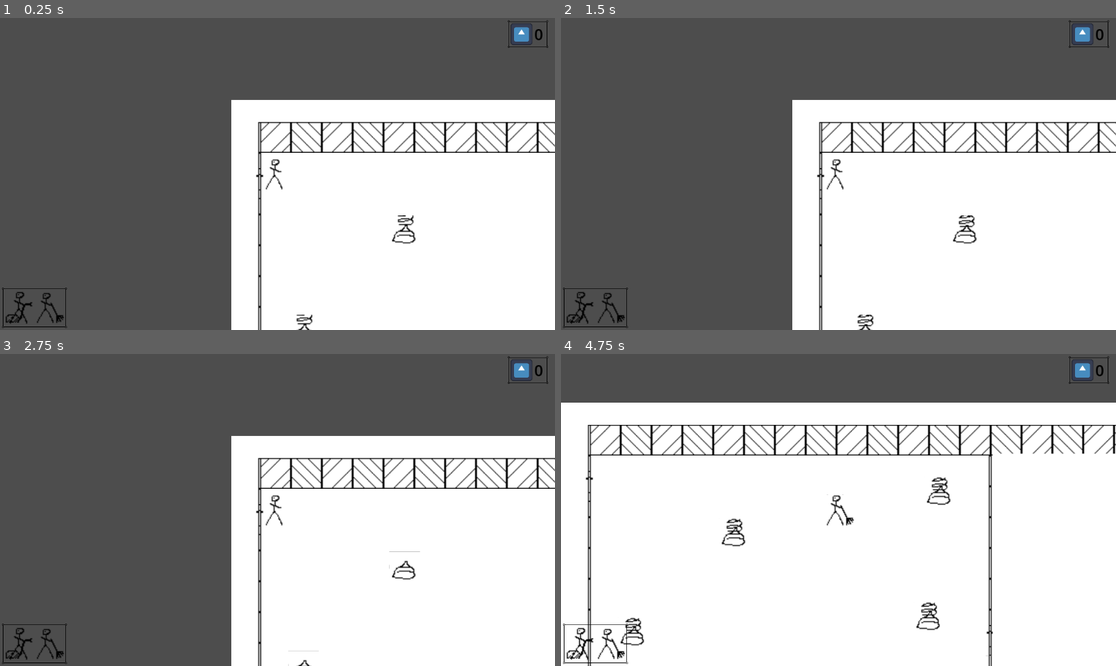
Above: before the commit, frames 1-4 (two rows, left to right).
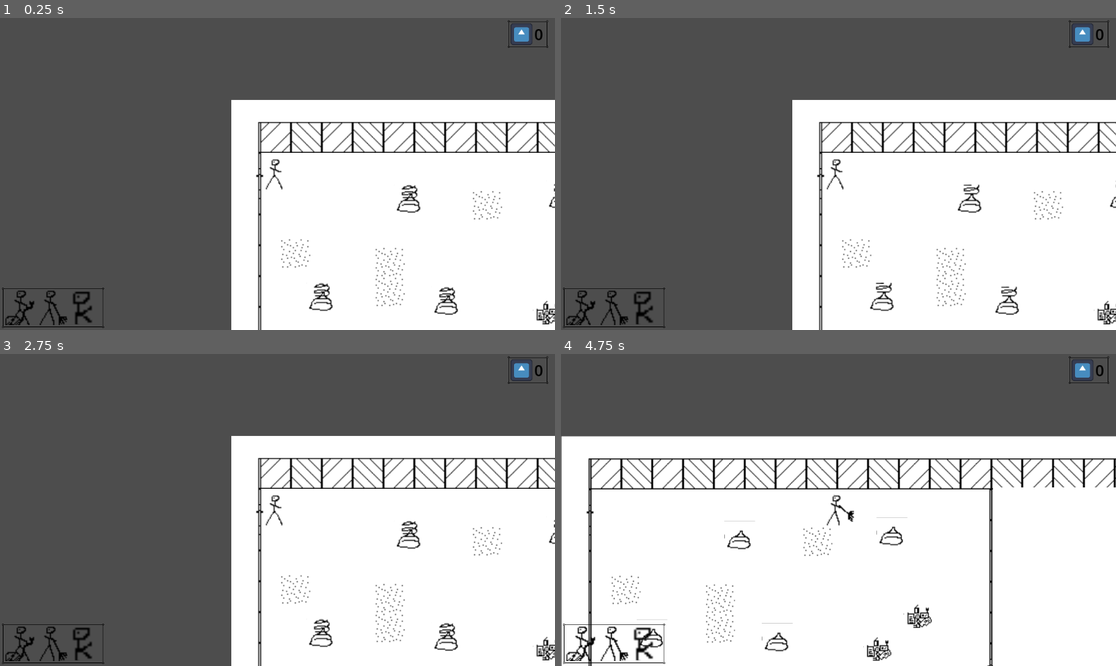
Above: after the commit, the same moments.

Repository: grafgustav/godot-stick-figure-cleaning
Game: Godot game, scene res://game.tscn
The game is run twice, just before and just after one commit, with the same random seed, the same clock (stepped at 60 frames per second) and the same inputs. The engine's default icon, where the game draws it, is replaced by a stand-in: a white triangle on a blue panel in a dark square.
Inputs (mouse positions are in pixels of both pictures, inside the frame that each line leads up to; where the layout moved, square brackets give the same spot in the first picture):
- Up to frame 1 (0.25 s): no input
- Up to frame 2 (1.5 s): click (644, 308) at 0.52 s; click (583, 308) [577, 308] at 1.25 s
- Up to frame 3 (2.75 s): click (55, 644) [49, 644] at 2 s
- Up to frame 4 (4.75 s): hold D (move_right) 2.78-3.53 s; hold Space (use_tool) 2.78-3.53 s; hold S (move_down) 3.53-4.28 s; tap Space (use_tool) at 3.6 s; hold D (move_right) from 4.28 s (still down); hold Space (use_tool) from 4.28 s (still down)

The runs differ from the first frame. In frame 1, 1.9% of the frame differs, in the area x 1-100%, y 53-100%; in frame 2, 1.9%; in frame 3, 1.8%; in frame 4, 19%, in the area x 0-100%, y 15-100%.

Commit message:
added picking up trash

Diff:
--- /dev/null
+++ b/Smudges/abstract_smudge.gd
@@ -0,0 +1,30 @@
+class_name AbstractSmudge
+extends CharacterBody2D
+
+@export var hitpoints: float
+@export var points: float
+@export var player_passable: bool = false
+
+func _ready() -> void:
+	$Sprite.play()
+	_init_collisions()
+
+func _init_collisions() -> void:
+	self.collision_layer = 8
+	if not self.player_passable:
+		self.collision_layer |= 2
+	else:
+		self.collision_layer |= 4
+
+func get_cleaned() -> int:
+	hitpoints -= 1
+	if hitpoints <= 0.0:
+		queue_free()
+		return points
+	return 0
+
+func turn_left() -> void:
+	self.scale = Vector2(-1, 1)
+
+func turn_right() -> void:
+	self.scale = Vector2(1, 1)
--- /dev/null
+++ b/Smudges/abstract_smudge.tscn
@@ -0,0 +1,12 @@
+[gd_scene load_steps=2 format=3 uid="uid://cxwqengkh558h"]
+
+[ext_resource type="Script" uid="uid://c873n1ej55hlo" path="res://Smudges/abstract_smudge.gd" id="1_bac7x"]
+
+[node name="AbstractSmudge" type="CharacterBody2D"]
+collision_layer = 8
+collision_mask = 0
+script = ExtResource("1_bac7x")
+
+[node name="Hitbox" type="CollisionShape2D" parent="."]
+
+[node name="Sprite" type="AnimatedSprite2D" parent="."]
--- /dev/null
+++ b/Smudges/dust.tscn
@@ -0,0 +1,42 @@
+[gd_scene load_steps=7 format=3 uid="uid://ctu35fbbiugwo"]
+
+[ext_resource type="PackedScene" uid="uid://cxwqengkh558h" path="res://Smudges/abstract_smudge.tscn" id="1_f25wj"]
+[ext_resource type="Texture2D" uid="uid://c28x10a3pijgj" path="res://drawings/Tilemap.png" id="2_se6ty"]
+
+[sub_resource type="RectangleShape2D" id="RectangleShape2D_3sdjc"]
+size = Vector2(30, 31)
+
+[sub_resource type="AtlasTexture" id="AtlasTexture_7xqk4"]
+atlas = ExtResource("2_se6ty")
+region = Rect2(32, 64, 32, 32)
+
+[sub_resource type="AtlasTexture" id="AtlasTexture_ht0iw"]
+atlas = ExtResource("2_se6ty")
+region = Rect2(64, 64, 32, 32)
+
+[sub_resource type="SpriteFrames" id="SpriteFrames_3q4ny"]
+animations = [{
+"frames": [{
+"duration": 1.0,
+"texture": SubResource("AtlasTexture_7xqk4")
+}, {
+"duration": 1.0,
+"texture": SubResource("AtlasTexture_ht0iw")
+}],
+"loop": true,
+"name": &"idle",
+"speed": 5.0
+}]
+
+[node name="Dust" instance=ExtResource("1_f25wj")]
+hitpoints = 0.5
+points = 0.5
+player_passable = true
+
+[node name="Hitbox" parent="." index="0"]
+position = Vector2(0, -0.5)
+shape = SubResource("RectangleShape2D_3sdjc")
+
+[node name="Sprite" parent="." index="1"]
+sprite_frames = SubResource("SpriteFrames_3q4ny")
+animation = &"idle"
--- /dev/null
+++ b/Smudges/kacki.tscn
@@ -0,0 +1,63 @@
+[gd_scene load_steps=10 format=3 uid="uid://drd1ppa8as668"]
+
+[ext_resource type="PackedScene" uid="uid://cxwqengkh558h" path="res://Smudges/abstract_smudge.tscn" id="1_c0xuh"]
+[ext_resource type="Texture2D" uid="uid://c28x10a3pijgj" path="res://drawings/Tilemap.png" id="2_3gho3"]
+
+[sub_resource type="CircleShape2D" id="CircleShape2D_c0xuh"]
+radius = 13.0384
+
+[sub_resource type="AtlasTexture" id="AtlasTexture_dh4of"]
+atlas = ExtResource("2_3gho3")
+region = Rect2(32, 32, 32, 32)
+
+[sub_resource type="AtlasTexture" id="AtlasTexture_hkuy7"]
+atlas = ExtResource("2_3gho3")
+region = Rect2(64, 32, 32, 32)
+
+[sub_resource type="AtlasTexture" id="AtlasTexture_wtyoa"]
+atlas = ExtResource("2_3gho3")
+region = Rect2(96, 32, 32, 32)
+
+[sub_resource type="AtlasTexture" id="AtlasTexture_lr7rf"]
+atlas = ExtResource("2_3gho3")
+region = Rect2(128, 32, 32, 32)
+
+[sub_resource type="AtlasTexture" id="AtlasTexture_0bf2n"]
+atlas = ExtResource("2_3gho3")
+region = Rect2(0, 64, 32, 32)
+
+[sub_resource type="SpriteFrames" id="SpriteFrames_hcoxp"]
+animations = [{
+"frames": [{
+"duration": 1.0,
+"texture": SubResource("AtlasTexture_dh4of")
+}, {
+"duration": 1.0,
+"texture": SubResource("AtlasTexture_hkuy7")
+}, {
+"duration": 1.0,
+"texture": SubResource("AtlasTexture_wtyoa")
+}, {
+"duration": 1.0,
+"texture": SubResource("AtlasTexture_lr7rf")
+}, {
+"duration": 1.0,
+"texture": SubResource("AtlasTexture_0bf2n")
+}],
+"loop": true,
+"name": &"idle",
+"speed": 2.0
+}]
+
+[node name="Kacki" instance=ExtResource("1_c0xuh")]
+hitpoints = 3.0
+points = 2.0
+
+[node name="Hitbox" parent="." index="0"]
+position = Vector2(0, 7)
+shape = SubResource("CircleShape2D_c0xuh")
+
+[node name="Sprite" parent="." index="1"]
+sprite_frames = SubResource("SpriteFrames_hcoxp")
+animation = &"idle"
+frame_progress = 0.788618
--- /dev/null
+++ b/Smudges/trash_pile.tscn
@@ -0,0 +1,33 @@
+[gd_scene load_steps=6 format=3 uid="uid://e6vqbb2gfcwq"]
+
+[ext_resource type="PackedScene" uid="uid://cxwqengkh558h" path="res://Smudges/abstract_smudge.tscn" id="1_0vwjs"]
+[ext_resource type="Texture2D" uid="uid://c28x10a3pijgj" path="res://drawings/Tilemap.png" id="2_kntri"]
+
+[sub_resource type="RectangleShape2D" id="RectangleShape2D_bmwyc"]
+size = Vector2(27, 26)
+
+[sub_resource type="AtlasTexture" id="AtlasTexture_ijnik"]
+atlas = ExtResource("2_kntri")
+region = Rect2(96, 64, 32, 32)
+
+[sub_resource type="SpriteFrames" id="SpriteFrames_jxrtq"]
+animations = [{
+"frames": [{
+"duration": 1.0,
+"texture": SubResource("AtlasTexture_ijnik")
+}],
+"loop": true,
+"name": &"default",
+"speed": 5.0
+}]
+
+[node name="TrashPile" instance=ExtResource("1_0vwjs")]
+hitpoints = 10.0
+points = 5.0
+
+[node name="Hitbox" parent="." index="0"]
+position = Vector2(0.5, 4)
+shape = SubResource("RectangleShape2D_bmwyc")
+
+[node name="Sprite" parent="." index="1"]
+sprite_frames = SubResource("SpriteFrames_jxrtq")
--- /dev/null
+++ b/Tools/hands.tscn
@@ -0,0 +1,11 @@
+[gd_scene load_steps=2 format=3 uid="uid://qwfph1rmo451"]
+
+[ext_resource type="PackedScene" uid="uid://drm8uk6y2wndh" path="res://Tools/tool.tscn" id="1_y1kgo"]
+
+[node name="Hands" instance=ExtResource("1_y1kgo")]
+tool_name = "hands"
+animation_name = "handling"
+picks_up = true
+
+[node name="CollisionShape2D" parent="CleanBox" index="0"]
+position = Vector2(13, 0)
--- a/Tools/tool.gd
+++ b/Tools/tool.gd
@@ -5,6 +5,7 @@
 @export var animation_name : String
 @export var cd : float
 @export var cooldown_time : float = 1.0
+@export var picks_up : bool = false
 
 @onready var cooldown_timer : Timer = %CDTimer
 @onready var hitbox : Area2D = $CleanBox
@@ -36,5 +37,8 @@
 func turn_right() -> void:
 	hitbox.scale = Vector2(1, 1)
 
+func tool_picks_up() -> bool:
+	return self.picks_up
+
 func _on_cooldown_finished() -> void:
 	tool_ready.emit()
--- a/Tools/tool.tscn
+++ b/Tools/tool.tscn
@@ -9,6 +9,8 @@
 script = ExtResource("1_f6vxs")
 
 [node name="CleanBox" type="Area2D" parent="."]
+collision_layer = 0
+collision_mask = 8
 
 [node name="CollisionShape2D" type="CollisionShape2D" parent="CleanBox"]
 position = Vector2(13, 15)
--- a/game.gd
+++ b/game.gd
@@ -4,6 +4,7 @@
 	%Player.connect("player_points_updated", _on_player_points_updated)
 	%UI.connect("ui_broom_but_pressed", _on_broom_but_pressed)
 	%UI.connect("ui_vacuum_but_pressed", _on_vacuum_but_pressed)
+	%UI.connect("ui_hands_but_pressed", _on_hands_but_pressed)
 
 func _process(_delta: float) -> void:
 	if Input.is_action_pressed("exit_to_menu"):
@@ -47,3 +48,6 @@
 
 func _on_vacuum_but_pressed() -> void:
 	%Player.equip_vacuum()
+
+func _on_hands_but_pressed() -> void:
+	%Player.equip_hands()
--- a/game.tscn
+++ b/game.tscn
@@ -1,13 +1,15 @@
-[gd_scene load_steps=15 format=4 uid="uid://dga3ncjbycd6s"]
+[gd_scene load_steps=17 format=4 uid="uid://dga3ncjbycd6s"]
 
 [ext_resource type="Script" uid="uid://d2rcsi505l4d2" path="res://game.gd" id="1_7jktm"]
 [ext_resource type="Texture2D" uid="uid://c28x10a3pijgj" path="res://drawings/Tilemap.png" id="1_80nbo"]
 [ext_resource type="PackedScene" uid="uid://vnpaxyj7vo04" path="res://door.tscn" id="1_fc0e3"]
 [ext_resource type="PackedScene" uid="uid://dg3iq7qvnn3oh" path="res://player.tscn" id="2_e2o6t"]
-[ext_resource type="PackedScene" uid="uid://bhwp40he4ct68" path="res://kacki.tscn" id="3_feb5d"]
+[ext_resource type="PackedScene" uid="uid://e6vqbb2gfcwq" path="res://Smudges/trash_pile.tscn" id="3_hve3p"]
 [ext_resource type="Theme" uid="uid://bh7xkfikpwbil" path="res://ui-theme.tres" id="6_eow3j"]
 [ext_resource type="Texture2D" uid="uid://bxb04hjnyovr1" path="res://icon.svg" id="6_ryrav"]
 [ext_resource type="PackedScene" uid="uid://b43gpv6kvf48k" path="res://ui.tscn" id="8_j5wjh"]
+[ext_resource type="PackedScene" uid="uid://drd1ppa8as668" path="res://Smudges/kacki.tscn" id="8_vef74"]
+[ext_resource type="PackedScene" uid="uid://ctu35fbbiugwo" path="res://Smudges/dust.tscn" id="9_vef74"]
 
 [sub_resource type="TileSetAtlasSource" id="TileSetAtlasSource_e2o6t"]
 texture = ExtResource("1_80nbo")
@@ -72,31 +74,16 @@
 offset_right = 1180.0
 offset_bottom = 673.0
 
+[node name="TrashPile" parent="CanvasLayer" instance=ExtResource("3_hve3p")]
+position = Vector2(299, 194)
+
+[node name="TrashPile2" parent="CanvasLayer" instance=ExtResource("3_hve3p")]
+position = Vector2(341, 160)
+
 [node name="Layer0" type="TileMapLayer" parent="."]
 use_parent_material = true
 tile_map_data = PackedByteArray("AAAAAAAAAAACAAAAAAAAAAEAAAACAAEAAAABAAAAAAADAAAAAAABAAEAAAADAAEAAAACAAAAAAAAAAAAAAACAA …(5488 unchanged characters)…
 tile_set = SubResource("TileSet_feb5d")
-
-[node name="Kacki" parent="." instance=ExtResource("3_feb5d")]
-position = Vector2(352, 200)
-
-[node name="Kacki2" parent="." instance=ExtResource("3_feb5d")]
-position = Vector2(363, 70)
-
-[node name="Kacki3" parent="." instance=ExtResource("3_feb5d")]
-position = Vector2(45, 216)
-
-[node name="Kacki4" parent="." instance=ExtResource("3_feb5d")]
-position = Vector2(150, 113)
-
-[node name="Kacki5" parent="." instance=ExtResource("3_feb5d")]
-position = Vector2(479, 136)
-
-[node name="Kacki6" parent="." instance=ExtResource("3_feb5d")]
-position = Vector2(658, 202)
-
-[node name="Kacki7" parent="." instance=ExtResource("3_feb5d")]
-position = Vector2(575, 141)
 
 [node name="Door" parent="." instance=ExtResource("1_fc0e3")]
 position = Vector2(736, 240)
@@ -202,14 +189,48 @@
 size_flags_horizontal = 0
 size_flags_vertical = 8
 
-[node name="Kacki8" parent="." instance=ExtResource("3_feb5d")]
-position = Vector2(814, 174)
-
-[node name="Kacki9" parent="." instance=ExtResource("3_feb5d")]
-position = Vector2(926, 138)
-
-[node name="Kacki10" parent="." instance=ExtResource("3_feb5d")]
-position = Vector2(900, 217)
+[node name="Kacki" parent="." instance=ExtResource("8_vef74")]
+position = Vector2(155, 81)
+collision_layer = 1
+collision_mask = 1
+
+[node name="Kacki2" parent="." instance=ExtResource("8_vef74")]
+position = Vector2(313, 77)
+collision_layer = 1
+collision_mask = 1
+points = 10.0
+
+[node name="Kacki3" parent="." instance=ExtResource("8_vef74")]
+position = Vector2(194, 187)
+collision_layer = 1
+collision_mask = 1
+points = 1.0
+
+[node name="Kacki4" parent="." instance=ExtResource("8_vef74")]
+position = Vector2(64, 183)
+collision_layer = 1
+collision_mask = 1
+points = 3.0
+
+[node name="Dust" parent="." instance=ExtResource("9_vef74")]
+position = Vector2(235, 87)
+collision_layer = 1
+collision_mask = 1
+
+[node name="Dust2" parent="." instance=ExtResource("9_vef74")]
+position = Vector2(36, 137)
+collision_layer = 1
+collision_mask = 1
+
+[node name="Dust3" parent="." instance=ExtResource("9_vef74")]
+position = Vector2(134, 146)
+collision_layer = 1
+collision_mask = 1
+
+[node name="Dust4" parent="." instance=ExtResource("9_vef74")]
+position = Vector2(134, 177)
+collision_layer = 1
+collision_mask = 1
 
 [connection signal="body_entered" from="Room1Box" to="." method="_on_room_1_box_body_entered"]
 [connection signal="body_entered" from="Room2Box" to="." method="_on_room_2_box_body_entered"]
--- a/happy_freddy.gd
+++ b/happy_freddy.gd
@@ -12,3 +12,6 @@
 
 func play_vacuuming_animation():
 	self.play("vacuuming")
+
+func play_handling_animation():
+	self.play("handling")
--- a/player.gd
+++ b/player.gd
@@ -5,6 +5,7 @@
 
 var player_points = 0
 var equipped_tool : Tool
+var carried_smudge : AbstractSmudge
 
 var happyFreddy: HappyFreddy
 
@@ -26,15 +27,26 @@
 	equipped_tool = vacuum_scene.instantiate()
 	add_child(equipped_tool)
 
+func equip_hands() -> void:
+	if equipped_tool:
+		equipped_tool.queue_free()
+	var hands_scene = preload("res://Tools/hands.tscn")
+	equipped_tool = hands_scene.instantiate()
+	add_child(equipped_tool)
+
 func _physics_process(_delta: float) -> void:
 	var direction = Input.get_vector("move_left", "move_right", "move_up", "move_down")
 	self.velocity = direction * 200
 	if direction.x < 0:
 		happyFreddy.flip_h = true
 		equipped_tool.turn_left()
+		if carried_smudge:
+			carried_smudge.position = Vector2(-10,0)
 	elif direction.x > 0:
 		happyFreddy.flip_h = false
 		equipped_tool.turn_right()
+		if carried_smudge:
+			carried_smudge.position = Vector2(10,0)
 	move_and_slide()
 
 	var using_tool = Input.is_action_pressed("use_tool")
@@ -43,7 +55,10 @@
 		use_tool()
 	else:
 		if velocity.length() > 0.0:
-			happyFreddy.play_walk_animation()
+			if carried_smudge:
+				happyFreddy.play_handling_animation()
+			else:
+				happyFreddy.play_walk_animation()
 		else:
 			happyFreddy.play_idle_animation()
 
@@ -51,7 +66,13 @@
 	var tool_used = equipped_tool.use_tool()
 	play_tool_animation(equipped_tool.animation_name)
 	if tool_used:
-		cleaning()
+		if not equipped_tool.tool_picks_up():
+			cleaning()
+		else:
+			if carried_smudge:
+				put_down()
+			else:
+				pick_up()
 
 func play_tool_animation(animation_name) -> void:
 	match animation_name:
@@ -59,6 +80,8 @@
 			happyFreddy.play_brooming_animation()
 		"vacuuming":
 			happyFreddy.play_vacuuming_animation()
+		"handling":
+			happyFreddy.play_handling_animation()
 		_:
 			pass
 
@@ -80,3 +103,22 @@
 		if smudge.has_method("get_cleaned"):
 			var clean_points = smudge.get_cleaned()
 			update_player_points(clean_points)
+
+func pick_up():
+	var tool_hitbox : Area2D = equipped_tool.get_node("CleanBox")
+	var collidingSmudges = tool_hitbox.get_overlapping_bodies()
+	for smudge in collidingSmudges:
+		smudge.collision_layer &= ~2
+		smudge.reparent(self)
+		smudge.position = Vector2(10,0)
+		self.carried_smudge = smudge
+
+func put_down():
+	if not carried_smudge:
+		print("No smudge carried!")
+		return
+	var parent = self.get_parent()
+	carried_smudge.reparent(parent)
+	if not carried_smudge.player_passable:
+		carried_smudge.collision_layer |= 2
+	carried_smudge = null
--- a/player.tscn
+++ b/player.tscn
@@ -6,23 +6,43 @@
 
 [sub_resource type="AtlasTexture" id="AtlasTexture_2hs0m"]
 atlas = ExtResource("1_4flbx")
-region = Rect2(0, 32, 32, 32)
+region = Rect2(0, 64, 32, 32)
 
 [sub_resource type="AtlasTexture" id="AtlasTexture_1jxqw"]
 atlas = ExtResource("1_4flbx")
+region = Rect2(32, 64, 32, 32)
+
+[sub_resource type="AtlasTexture" id="AtlasTexture_dw050"]
+atlas = ExtResource("1_4flbx")
+region = Rect2(64, 64, 32, 32)
+
+[sub_resource type="AtlasTexture" id="AtlasTexture_b26j0"]
+atlas = ExtResource("1_4flbx")
+region = Rect2(0, 32, 32, 32)
+
+[sub_resource type="AtlasTexture" id="AtlasTexture_n7ghd"]
+atlas = ExtResource("1_4flbx")
 region = Rect2(32, 32, 32, 32)
+
+[sub_resource type="AtlasTexture" id="AtlasTexture_nvl01"]
+atlas = ExtResource("1_4flbx")
+region = Rect2(64, 32, 32, 32)
 
 [sub_resource type="AtlasTexture" id="AtlasTexture_onrkg"]
 atlas = ExtResource("1_4flbx")
 region = Rect2(0, 0, 32, 32)
 
-[sub_resource type="AtlasTexture" id="AtlasTexture_dw050"]
+[sub_resource type="AtlasTexture" id="AtlasTexture_ivps1"]
 atlas = ExtResource("1_4flbx")
-region = Rect2(64, 32, 32, 32)
+region = Rect2(0, 96, 32, 32)
 
-[sub_resource type="AtlasTexture" id="AtlasTexture_b26j0"]
+[sub_resource type="AtlasTexture" id="AtlasTexture_urp6f"]
 atlas = ExtResource("1_4flbx")
-region = Rect2(0, 64, 32, 32)
+region = Rect2(32, 96, 32, 32)
+
+[sub_resource type="AtlasTexture" id="AtlasTexture_bwjto"]
+atlas = ExtResource("1_4flbx")
+region = Rect2(64, 96, 32, 32)
 
 [sub_resource type="AtlasTexture" id="AtlasTexture_i3pqv"]
 atlas = ExtResource("1_4flbx")
@@ -44,14 +64,26 @@
 }, {
 "duration": 1.0,
 "texture": SubResource("AtlasTexture_1jxqw")
+}, {
+"duration": 1.0,
+"texture": SubResource("AtlasTexture_dw050")
 }],
 "loop": true,
 "name": &"brooming",
 "speed": 5.0
 }, {
-"frames": [],
+"frames": [{
+"duration": 1.0,
+"texture": SubResource("AtlasTexture_b26j0")
+}, {
+"duration": 1.0,
+"texture": SubResource("AtlasTexture_n7ghd")
+}, {
+"duration": 1.0,
+"texture": SubResource("AtlasTexture_nvl01")
+}],
 "loop": true,
-"name": &"default",
+"name": &"handling",
 "speed": 5.0
 }, {
 "frames": [{
@@ -64,10 +96,13 @@
 }, {
 "frames": [{
 "duration": 1.0,
-"texture": SubResource("AtlasTexture_dw050")
+"texture": SubResource("AtlasTexture_ivps1")
 }, {
 "duration": 1.0,
-"texture": SubResource("AtlasTexture_b26j0")
+"texture": SubResource("AtlasTexture_urp6f")
+}, {
+"duration": 1.0,
+"texture": SubResource("AtlasTexture_bwjto")
 }],
 "loop": true,
 "name": &"vacuuming",
@@ -91,12 +126,13 @@
 [sub_resource type="CircleShape2D" id="CircleShape2D_1jxqw"]
 
 [node name="Player" type="CharacterBody2D" groups=["Player"]]
+collision_mask = 3
 script = ExtResource("1_onrkg")
 
 [node name="HappyFreddy" type="AnimatedSprite2D" parent="."]
 unique_name_in_owner = true
 sprite_frames = SubResource("SpriteFrames_2hs0m")
-animation = &"vacuuming"
+animation = &"handling"
 script = ExtResource("3_i3pqv")
 
 [node name="CollisionShape2D" type="CollisionShape2D" parent="."]
--- a/ui.gd
+++ b/ui.gd
@@ -3,9 +3,13 @@
 
 signal ui_vacuum_but_pressed
 signal ui_broom_but_pressed
+signal ui_hands_but_pressed
 
 func _on_vacuum_but_pressed() -> void:
 	ui_vacuum_but_pressed.emit()
 
 func _on_broom_but_pressed() -> void:
 	ui_broom_but_pressed.emit()
+
+func _on_hands_but_pressed() -> void:
+	ui_hands_but_pressed.emit()
--- a/ui.tscn
+++ b/ui.tscn
@@ -6,11 +6,15 @@
 
 [sub_resource type="AtlasTexture" id="AtlasTexture_nltto"]
 atlas = ExtResource("2_27fn8")
-region = Rect2(63, 32.508, 28, 32.242)
+region = Rect2(64.025, 96.9023, 26.8148, 30.5446)
 
 [sub_resource type="AtlasTexture" id="AtlasTexture_ibotj"]
 atlas = ExtResource("2_27fn8")
-region = Rect2(2.06173, 32.3459, 30.4383, 32.5553)
+region = Rect2(34.824, 64.7944, 26.8148, 31.9559)
+
+[sub_resource type="AtlasTexture" id="AtlasTexture_27fn8"]
+atlas = ExtResource("2_27fn8")
+region = Rect2(73.6048, 32.9006, 15.4235, 16.1292)
 
 [node name="UI" type="Control"]
 layout_mode = 3
@@ -25,7 +29,7 @@
 layout_mode = 0
 offset_left = 4.0
 offset_top = 560.0
-offset_right = 139.0
+offset_right = 216.0
 offset_bottom = 644.0
 theme = ExtResource("1_m6e0p")
 
@@ -44,5 +48,12 @@
 texture_normal = SubResource("AtlasTexture_ibotj")
 stretch_mode = 5
 
+[node name="HandsBut" type="TextureButton" parent="PanelContainer/HBoxContainer"]
+layout_mode = 2
+size_flags_horizontal = 3
+texture_normal = SubResource("AtlasTexture_27fn8")
+stretch_mode = 5
+
 [connection signal="pressed" from="PanelContainer/HBoxContainer/VacuumBut" to="." method="_on_vacuum_but_pressed"]
 [connection signal="pressed" from="PanelContainer/HBoxContainer/BroomBut" to="." method="_on_broom_but_pressed"]
+[connection signal="pressed" from="PanelContainer/HBoxContainer/HandsBut" to="." method="_on_hands_but_pressed"]
Not shown, added: Smudges/abstract_smudge.gd.uid
Binary file changed: drawings/StickFigure.png
Binary file changed: drawings/Tilemap.png
Binary file removed: drawings/trash.png
Not shown: 1 places in player.tscn that only renumber resources
Not shown: 1 places in ui.tscn that only renumber resources
